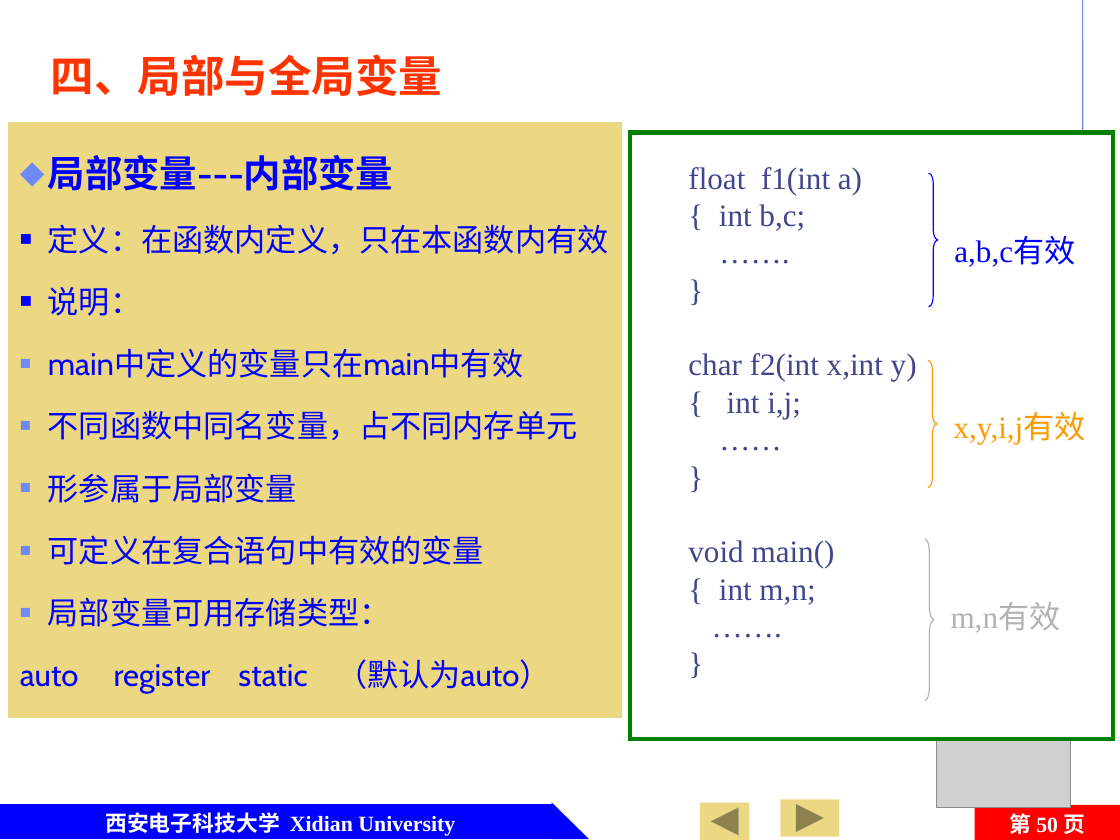
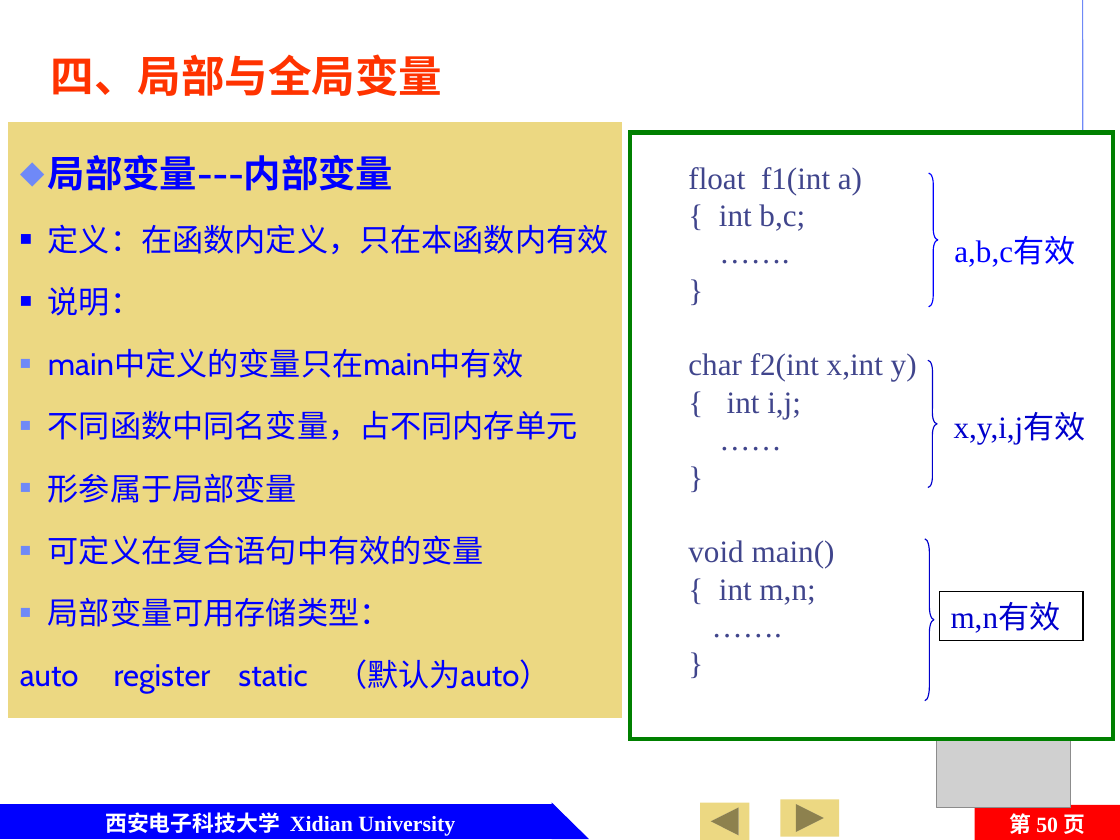
Before and after one commit to jtrfid/C-Repositories, a slide deck: slide 50 of 2015备课/课件/第7章 函数及变量存储类型.pptx. Drawn at 1120x840 pixels with LibreOffice and Linux fonts; fonts in the diff are those of the drawing; grey boxes stand for pictures; background and template pictures are left out. Boxes give left, top, right and bottom in pixels: in the first picture for what was removed or moved away, otherwise in the second. Text is boxed around its words. In the diff, an @@ line names an element or a change of style, - is before the commit and + after.

```diff
--- a/2015备课/课件/第7章 函数及变量存储类型.pptx
+++ b/2015备课/课件/第7章 函数及变量存储类型.pptx
@@ right brace at (927,361,936,488): outline #FF9900 0.75 pt to #0000CC 0.75 pt @@
@@ text "x,y,i,j有效" at (954,414,1086,444): text colour #FF9900 to #0000CC @@
@@ right brace at (925,539,934,701): outline #B2B2B2 0.75 pt to #0000CC 0.75 pt @@
@@ rectangle "m,n有效": place and size @@
-rectangle "m,n有效" at (951,604,1061,632)
+rectangle "m,n有效" at (940,591,1083,640)
@@ rectangle "m,n有效" at (940,591,1083,640): text colour #B2B2B2 to #0000CC; outline none to #000000 0.75 pt @@
```
Also in this commit, not shown: 16 other slides changed.
